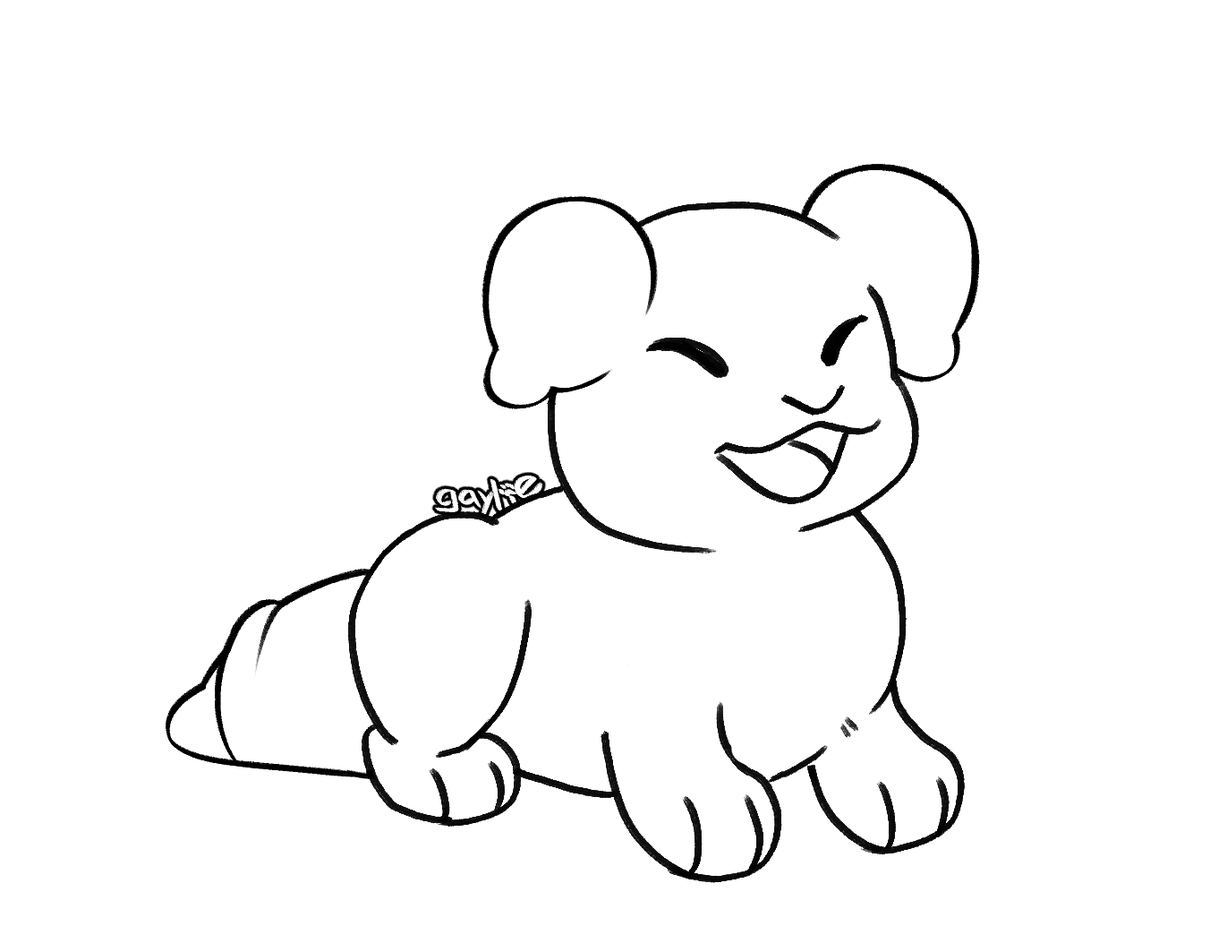
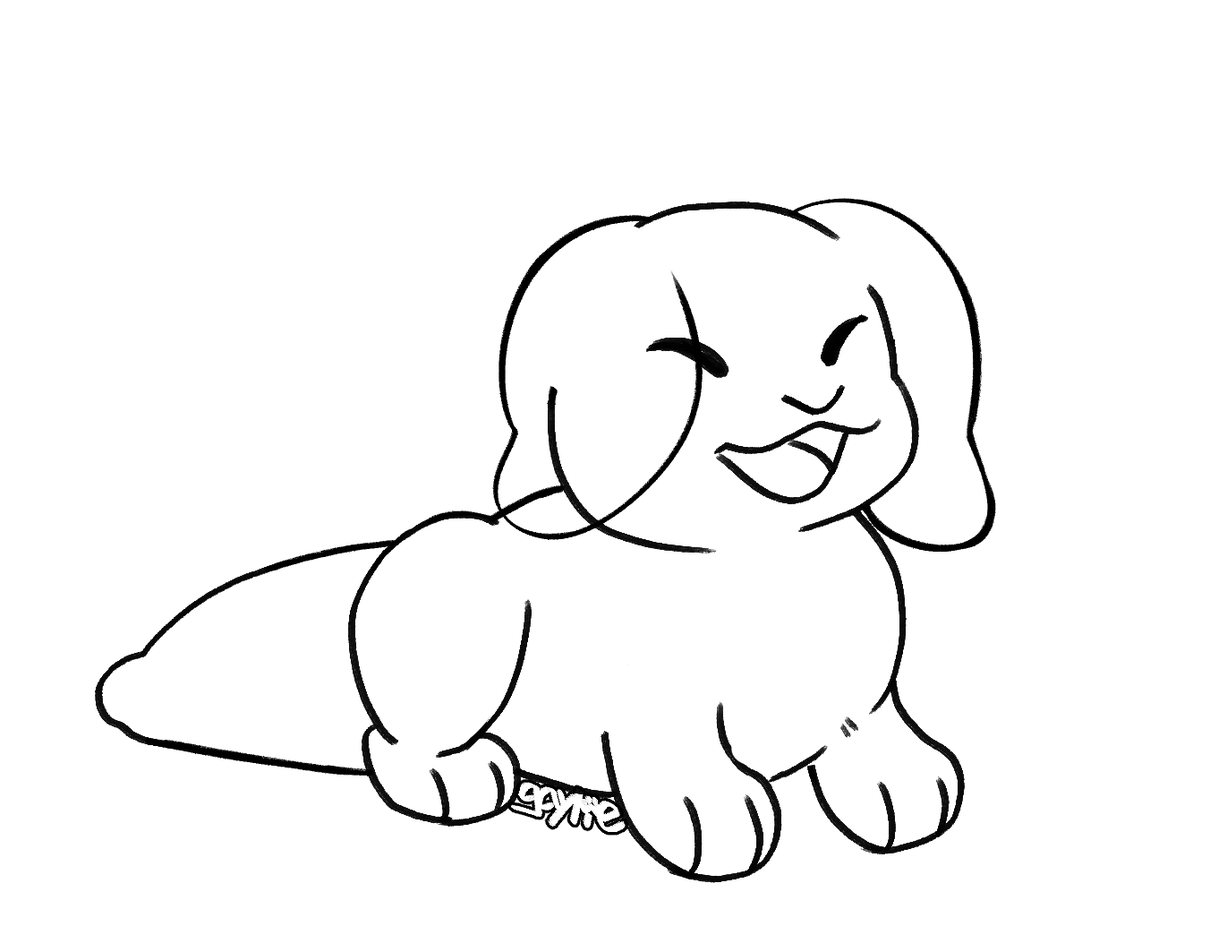
Layered file, before and after one edit (w=1227, h=952). Changes by layer:
added layer "droop" in group "ears" over bbox(492, 197, 997, 552)
hid "drop" over bbox(481, 163, 981, 410)
hid "short open" over bbox(165, 568, 376, 779)
showed "closed case" over bbox(94, 539, 400, 776)
painted on "base" over bbox(426, 471, 630, 836)
